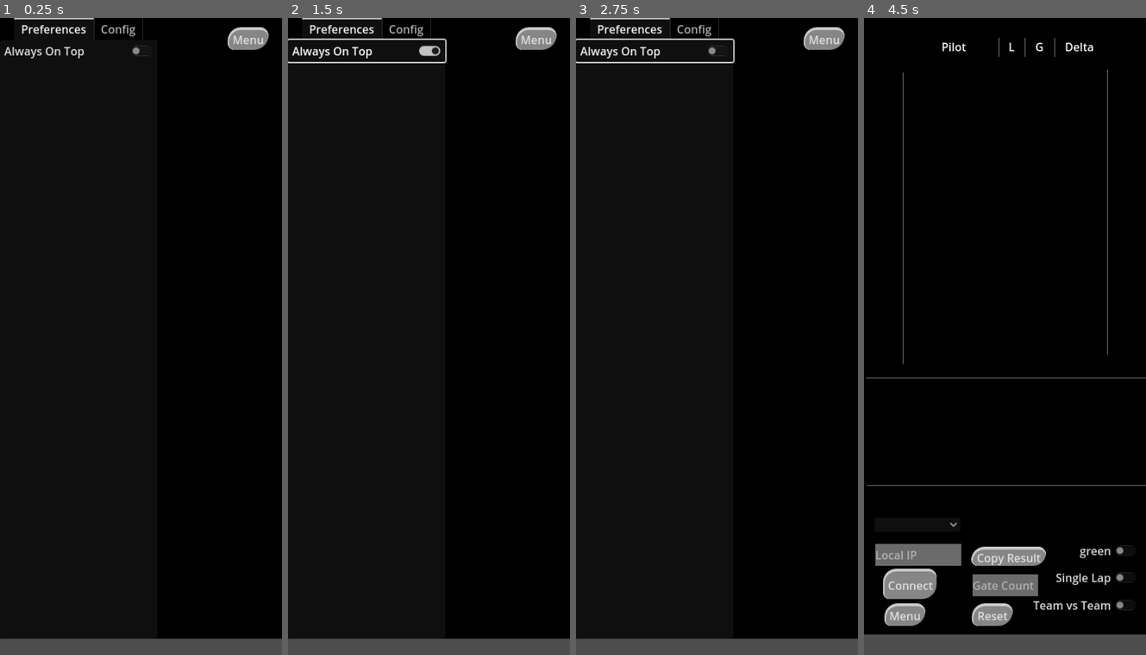
Above: before the commit, frames 1-4 (left to right).
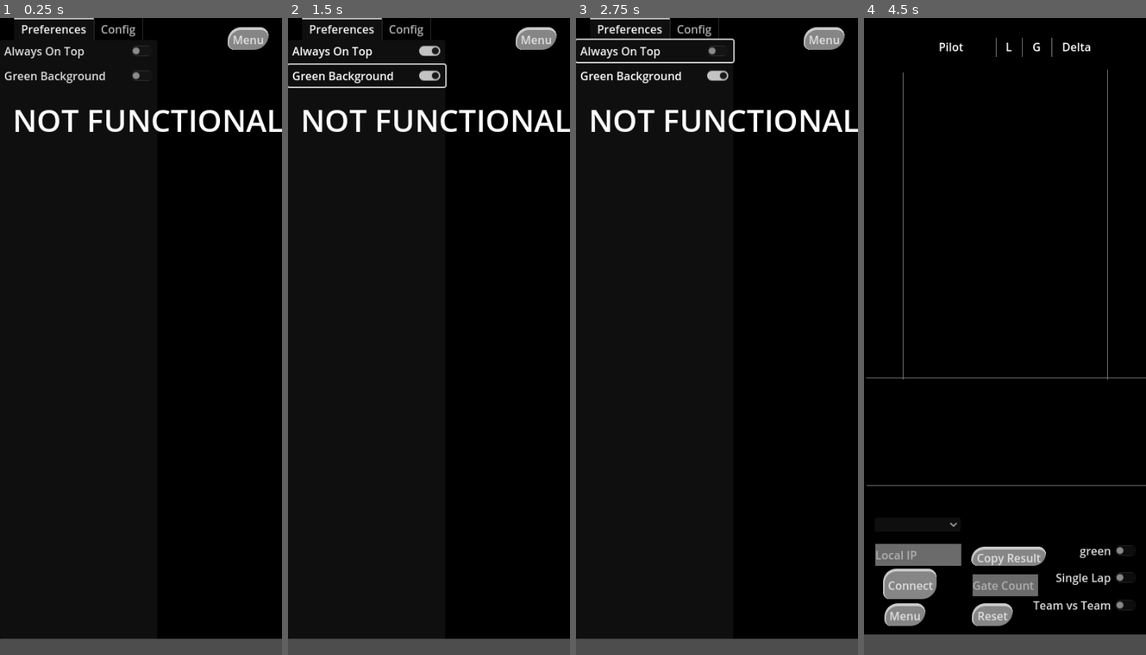
Above: after the commit, the same moments.

Repository: gManbio/VD-WS-Overlay
Game: Godot game, scene res://Settings.tscn
Two runs of this game, one before a commit and one after it. Both use one fixed random seed, a clock stepped at 60 frames per second and the inputs below. This scene is started directly instead of the project's main scene.
Inputs (mouse positions are in pixels of both pictures, inside the frame that each line leads up to):
- Up to frame 1 (0.25 s): no input
- Up to frame 2 (1.5 s): click "Always On Top" at 0.5 s; click (366, 75) at 1.25 s, where only the run after the commit has a clickable "Green Background"
- Up to frame 3 (2.75 s): click "Always On Top" at 2 s
- Up to frame 4 (4.5 s): click "Always On Top" at 2.75 s; click "Menu" at 3.5 s; click "Multiplayer" at 4.25 s

The runs differ from the first frame. In frame 1, 1.8% of the frame differs, in the area x 1-100%, y 8-18%; in frame 2, 2.5%, in the area x 0-100%, y 3-18%; in frame 3, 1.9%; in frame 4, 0.4%.
Error in both runs: Invalid access of index '-1' on a base object of type: 'PackedStringArray'. (res://ws_new_main.gd:54)

Commit message:
Settings Tweaks v1-1-0

Diff:
--- a/NewMain.tscn
+++ b/NewMain.tscn
@@ -50,8 +50,9 @@
 anchor_top = 0.032
 anchor_right = 0.84
 anchor_bottom = 0.06
+offset_left = -4.0
 offset_top = 0.199999
-offset_right = -1.33514e-05
+offset_right = -4.0
 grow_horizontal = 2
 alignment = 2
 
@@ -109,7 +110,7 @@
 offset_left = 64.0
 offset_top = 68.0
 offset_right = 338.0
-offset_bottom = 470.0
+offset_bottom = 515.0
 horizontal_scroll_mode = 0
 
 [node name="TimingContainer" type="VBoxContainer" parent="Control/ScrollContainer"]
@@ -142,14 +143,14 @@
 offset_left = 341.0
 offset_top = 74.0
 offset_right = 349.0
-offset_bottom = 475.0
+offset_bottom = 510.0
 
 [node name="VSeparator" type="VSeparator" parent="Control"]
 layout_mode = 0
 offset_left = 49.0
 offset_top = 78.0
 offset_right = 61.0
-offset_bottom = 488.0
+offset_bottom = 510.0
 
 [node name="Options" type="Control" parent="Control"]
 layout_mode = 1
--- a/Settings.gd
+++ b/Settings.gd
@@ -1,11 +1,16 @@
 extends Control
 
+var always_on_top = false
+var is_green = false
 
-func _on_check_button_toggled(toggled_on: bool):
+
+func _on_aot_button_toggled(toggled_on: bool):
 	# In Godot 4.0, the main window ID is 0 by default.
-	var window_id = 0
+	always_on_top = toggled_on
 
-	print(toggled_on)
+func _on_green_button_toggled(toggled_on: bool):
+	# In Godot 4.0, the main window ID is 0 by default.
+	is_green = toggled_on
 
 
 func _on_menu_button_pressed():
--- a/Settings.tscn
+++ b/Settings.tscn
@@ -37,9 +37,13 @@
 [node name="Preferences" type="VBoxContainer" parent="TabContainer"]
 layout_mode = 2
 
-[node name="CheckButton" type="CheckButton" parent="TabContainer/Preferences"]
+[node name="always_on_top" type="CheckButton" parent="TabContainer/Preferences"]
 layout_mode = 2
 text = "Always On Top"
+
+[node name="GreenBackground" type="CheckButton" parent="TabContainer/Preferences"]
+layout_mode = 2
+text = "Green Background"
 
 [node name="Config" type="VBoxContainer" parent="TabContainer"]
 visible = false
@@ -55,5 +59,15 @@
 theme = SubResource("Theme_lg8jh")
 text = "Menu"
 
-[connection signal="toggled" from="TabContainer/Preferences/CheckButton" to="." method="_on_check_button_toggled"]
+[node name="Label" type="Label" parent="."]
+layout_mode = 0
+offset_left = 18.0
+offset_top = 113.0
+offset_right = 453.0
+offset_bottom = 303.0
+theme_override_font_sizes/font_size = 44
+text = "NOT FUNCTIONAL"
+
+[connection signal="toggled" from="TabContainer/Preferences/always_on_top" to="." method="_on_aot_button_toggled"]
+[connection signal="toggled" from="TabContainer/Preferences/GreenBackground" to="." method="_on_green_button_toggled"]
 [connection signal="pressed" from="menu" to="." method="_on_menu_button_pressed"]
Not shown, changed: export_presets.cfg
Not shown, added: Exports/Windows/VRL-Timing1-1-0.exe
